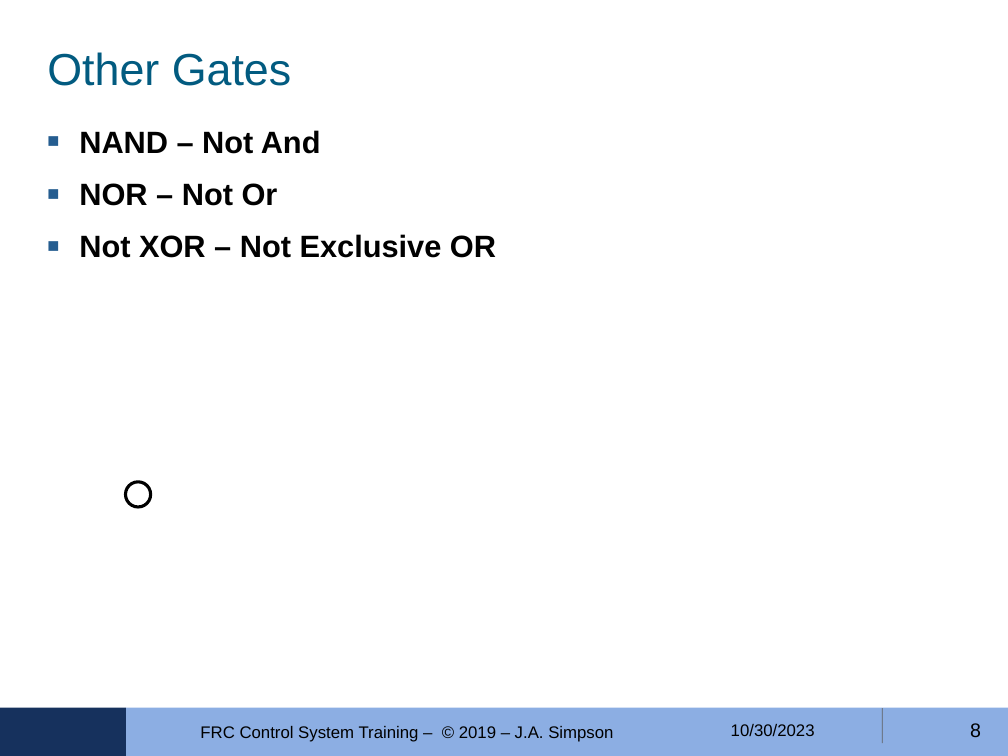
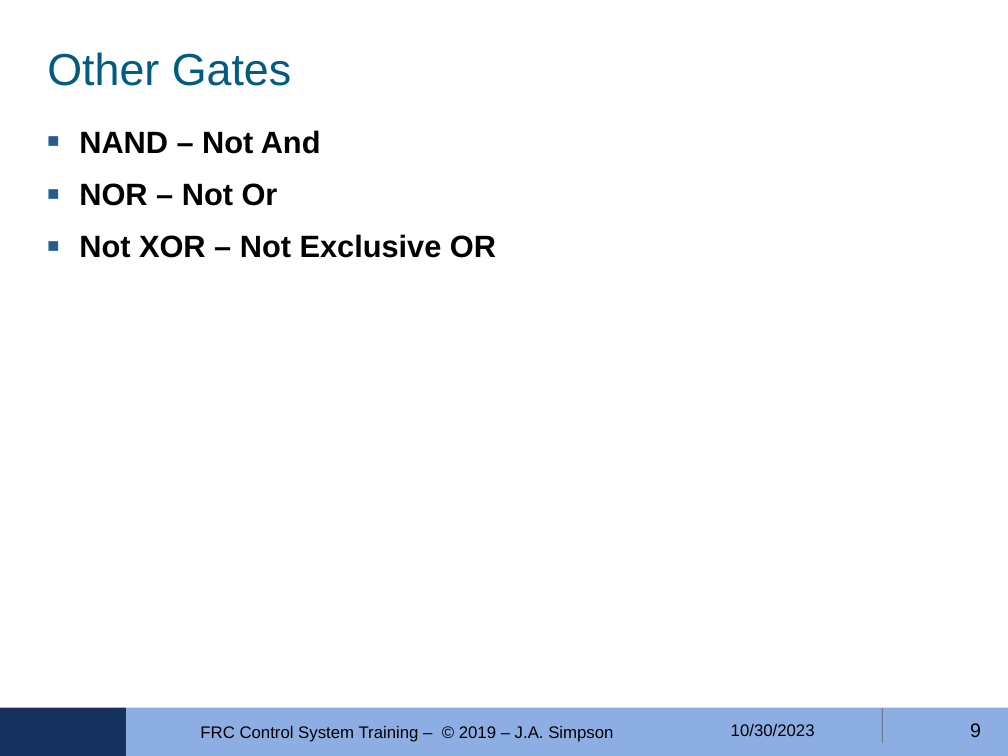
Before and after one commit to FRobotics/2023-RobotCode, a slide deck: slide 9 of Training/ControlLogic-04/FRC-4150-Ctrls-Training-MODULE-04--2023-10-30.odp (slide 8 before the commit). Drawn at 1008x756 pixels with LibreOffice and Linux fonts; fonts in the diff are those of the drawing; background and template pictures are left out. Boxes give left, top, right and bottom in pixels: in the first picture for what was removed or moved away, otherwise in the second. Text is boxed around its words. In the diff, an @@ line names an element or a change of style, - is before the commit and + after.

```diff
--- a/Training/ControlLogic-04/FRC-4150-Ctrls-Training-MODULE-04--2023-10-30.odp
+++ b/Training/ControlLogic-04/FRC-4150-Ctrls-Training-MODULE-04--2023-10-30.odp
@@ ellipse removed at bbox=[126, 482, 151, 507] @@
@@ page number at bbox=[970, 723, 981, 737]: text changed @@
-8
+9
```
Also in this commit, not shown: 4 other slides changed, 4 slides added, 3 other files.
